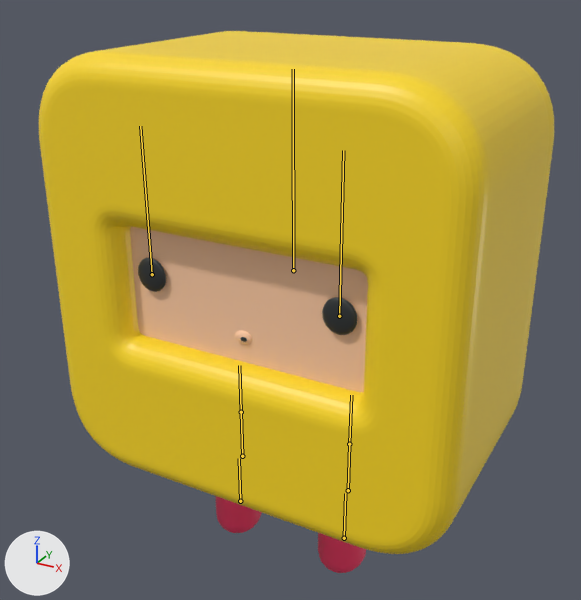
Before and after pictures for a commit that changed the glTF model assets/models/cube-runner.glb.
Camera for both pictures: a 50 mm lens placed at (1.33, -2.44, 2.41), pointed at (-0.04, 0.05, 1.17). The lights are fixed; the arrows at lower left show +X, +Y and +Z. The picture after the commit comes second. Both versions are drawn at frame 15 of the action 'win'; the numbers are the values there. The bones that bend it are drawn over the model as lines.

The first picture shows 'Character_dark', 'Character_shell', 'Character_shoe', 'Character_skin'.
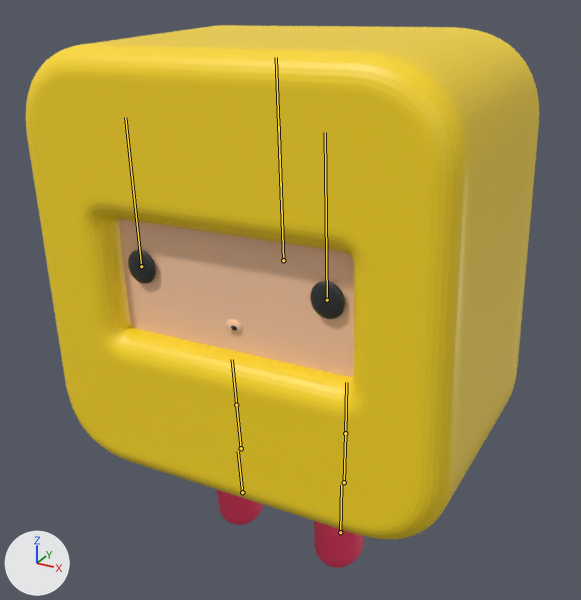
Changed parts and their boxes [x1, y1, x2, y2] in the pictures (581 x 600 px):
```json
{"object": "Character_shell", "change": "posed", "before": [39, 31, 554, 554], "after": [26, 25, 539, 540]}
{"object": "Character_skin", "change": "posed", "before": [130, 227, 368, 392], "after": [119, 219, 354, 377]}
{"object": "Character_shoe", "change": "posed", "before": [215, 496, 366, 573], "after": [217, 490, 364, 568]}
{"object": "Character_dark", "change": "posed", "before": [138, 258, 357, 342], "after": [128, 250, 345, 331]}
{"bone": "LeftLeg", "before": "(241, 412) to (239, 365)", "after": "(236, 405) to (232, 359)"}
{"bone": "RightLeg", "before": "(349, 444) to (351, 395)", "after": "(345, 433) to (346, 382)"}
```

The change, as JSON lines over the scene's bpy script:
```json
{"block": "bone_rig_object", "where": "bone_rig_object = bpy.data.objects['CharacterMotion']  # the whole rig 'CharacterMotion'"}
{"op": "set", "path": "bone_rig_object.location", "old": "(0.0, 0.0, 0.01)", "new": "(0.0, 0.0, 0.044)"}
{"op": "set", "path": "bone_rig_object.rotation_quaternion", "old": "(1.0, 0.0, -0.001, 0.0)", "new": "(1.0, 0.0, -0.017, 0.0)", "note": "degrees (0, 0, 0) -> degrees (0, -2, 0)"}
{"block": "bone_leftleg", "where": "bone_leftleg = bpy.data.objects['CharacterMotion'].pose.bones['LeftLeg']  # child of 'Hips'"}
{"op": "set", "path": "bone_leftleg.rotation_quaternion", "old": "(1.0, 0.002, 0.0, 0.0)", "new": "(1.0, 0.029, 0.0, 0.0)", "note": "degrees (0, 0, 0) -> degrees (3, 0, 0)"}
{"block": "bone_rightleg", "where": "bone_rightleg = bpy.data.objects['CharacterMotion'].pose.bones['RightLeg']  # child of 'Hips'"}
{"op": "set", "path": "bone_rightleg.rotation_quaternion", "old": "(1.0, -0.002, 0.0, 0.0)", "new": "(1.0, -0.029, 0.0, 0.0)", "note": "degrees (0, 0, 0) -> degrees (-3, 0, 0)"}
```
